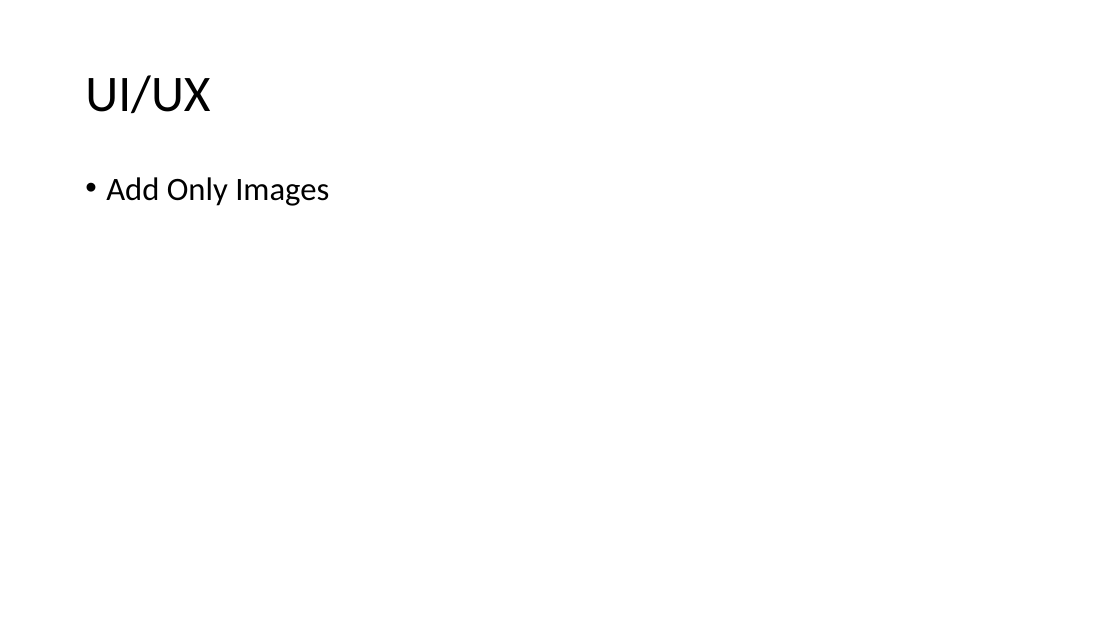
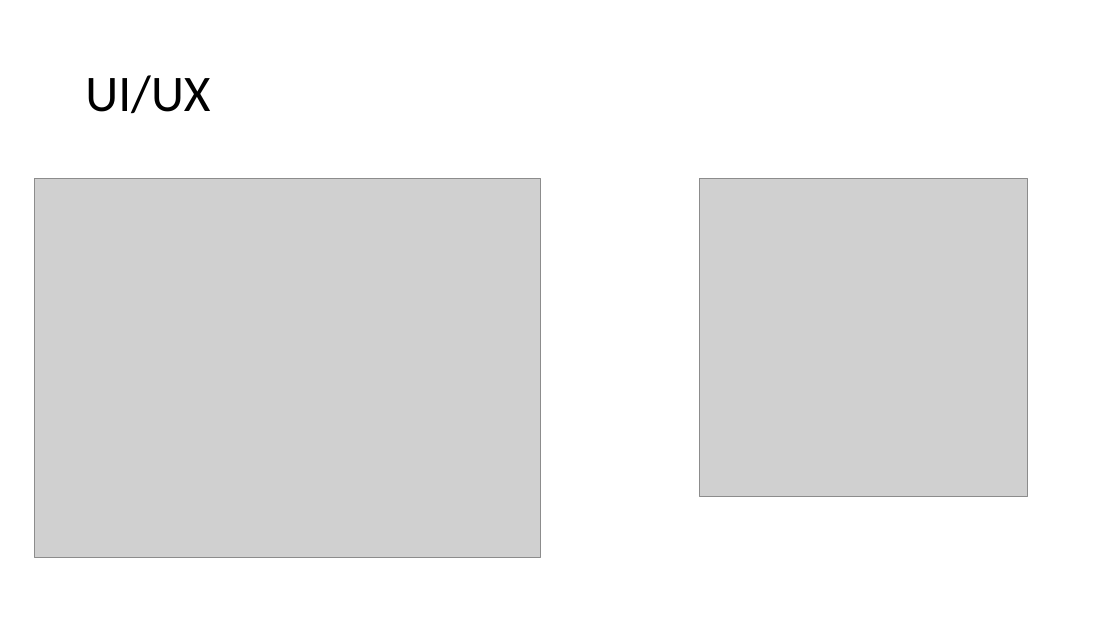
Before and after one commit to bphariharan1301/SONG-RECOMMENDER-ON-EMOTION, a slide deck: slide 16 of Documentation.pptx. Drawn at 1120x630 pixels with LibreOffice and Linux fonts; fonts in the diff are those of the drawing; grey boxes stand for pictures. Boxes give left, top, right and bottom in pixels: in the first picture for what was removed or moved away, otherwise in the second. Text is boxed around its words. In the diff, an @@ line names an element or a change of style, - is before the commit and + after.

Commit message:
New update

```diff
--- a/Documentation.pptx
+++ b/Documentation.pptx
@@ picture added at <box>34,178,540,557</box> @@
@@ text removed at <box>106,177,329,206</box> @@
-• Add Only Images
@@ picture added at <box>700,178,1028,497</box> @@
```
